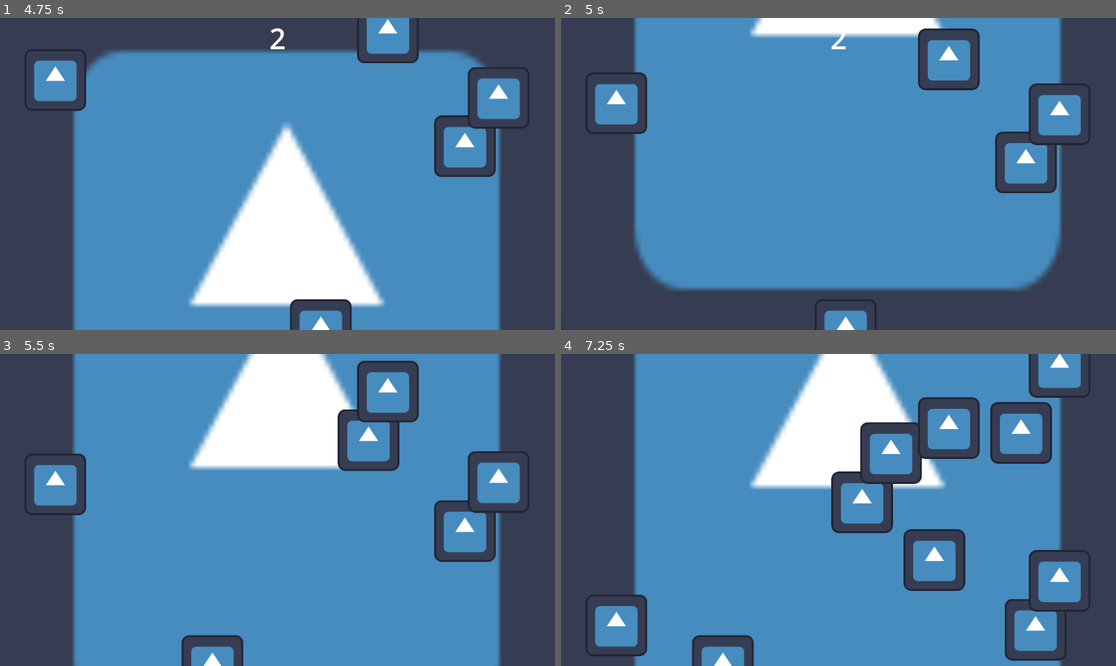
Above: before the commit, frames 1-4 (two rows, left to right).
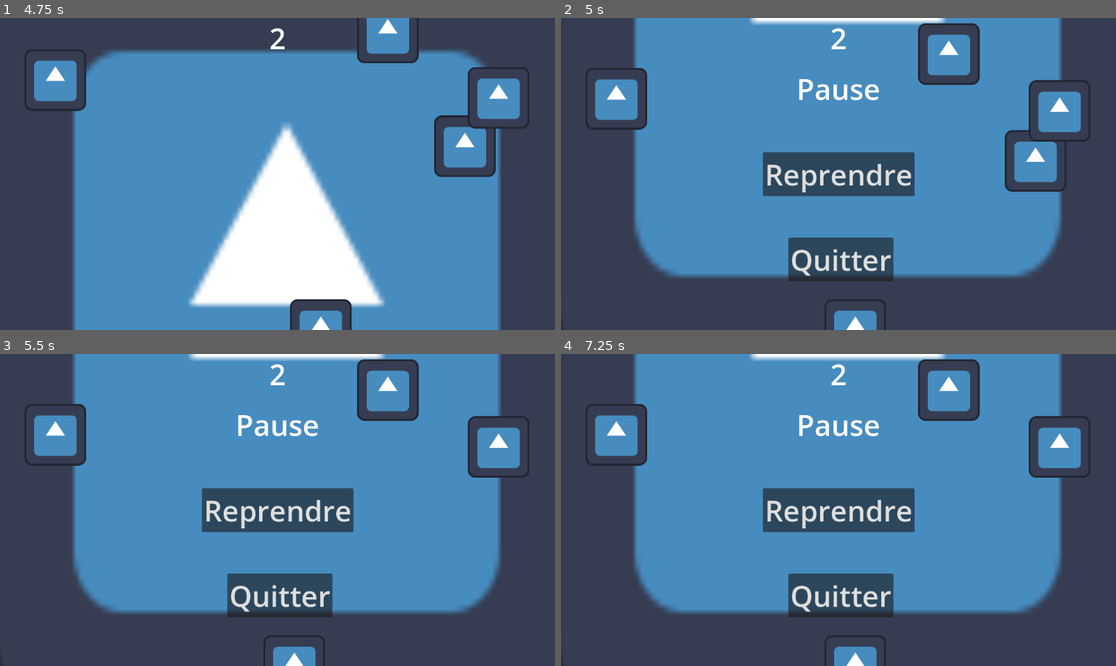
Above: after the commit, the same moments.

Repository: Trimlocgit/FreeWay
Game: Godot game, scene res://main.tscn
Two runs of this game, one before a commit and one after it. Both use one fixed random seed, a clock stepped at 60 frames per second and the inputs below. The engine's default icon, where the game draws it, is replaced by a stand-in: a white triangle on a blue panel in a dark square.
Inputs:
- Up to frame 1 (4.75 s): click "Start" at 0.5 s; hold D (droite) 1.28-2.03 s; hold Down (Ralentire) 1.28-2.03 s; hold A (gauche) 2.03-2.78 s; tap Down (Ralentire) at 2.1, 3.6 s; hold D (droite) 2.78-3.53 s; hold Down (Ralentire) 2.78-3.53 s; hold Up (Accelerer) 3.53-4.28 s; hold A (gauche) from 4.28 s (still down); hold Down (Ralentire) from 4.28 s (still down)
- Up to frame 2 (5 s): keep holding A (gauche); keep holding Down (Ralentire); tap Escape (pause, bound only after the commit) at 4.9 s
- Up to frame 3 (5.5 s): keep holding A (gauche); release Down (Ralentire) at 5.03 s; tap Down (Ralentire) at 5.1 s
- Up to frame 4 (7.25 s): hold Down (Ralentire) 5.78-6.53 s; release A (gauche) at 6.53 s; hold D (droite) from 6.53 s (still down); tap Down (Ralentire) at 6.6 s

Frame 1 is identical in both runs. In frame 2, 16% of the frame differs, in the area x 4-96%, y 0-100%; in frame 3, 35%; in frame 4, 38%.

Commit message:
Ajout de la prise en charge de la touche

Diff:
--- a/project.godot
+++ b/project.godot
@@ -41,3 +41,8 @@
 , Object(InputEventKey,"resource_local_to_scene":false,"resource_name":"","device":-1,"window_id":0,"alt_pressed":false …(183 unchanged characters)…
 ]
 }
+pause={
+"deadzone": 0.2,
+"events": [Object(InputEventKey,"resource_local_to_scene":false,"resource_name":"","device":-1,"window_id":0,"alt_pressed":false,"shift_pressed":false,"ctrl_pressed":false,"meta_pressed":false,"pressed":false,"keycode":0,"physical_keycode":4194305,"key_label":0,"unicode":0,"location":0,"echo":false,"script":null)
+]
+}
